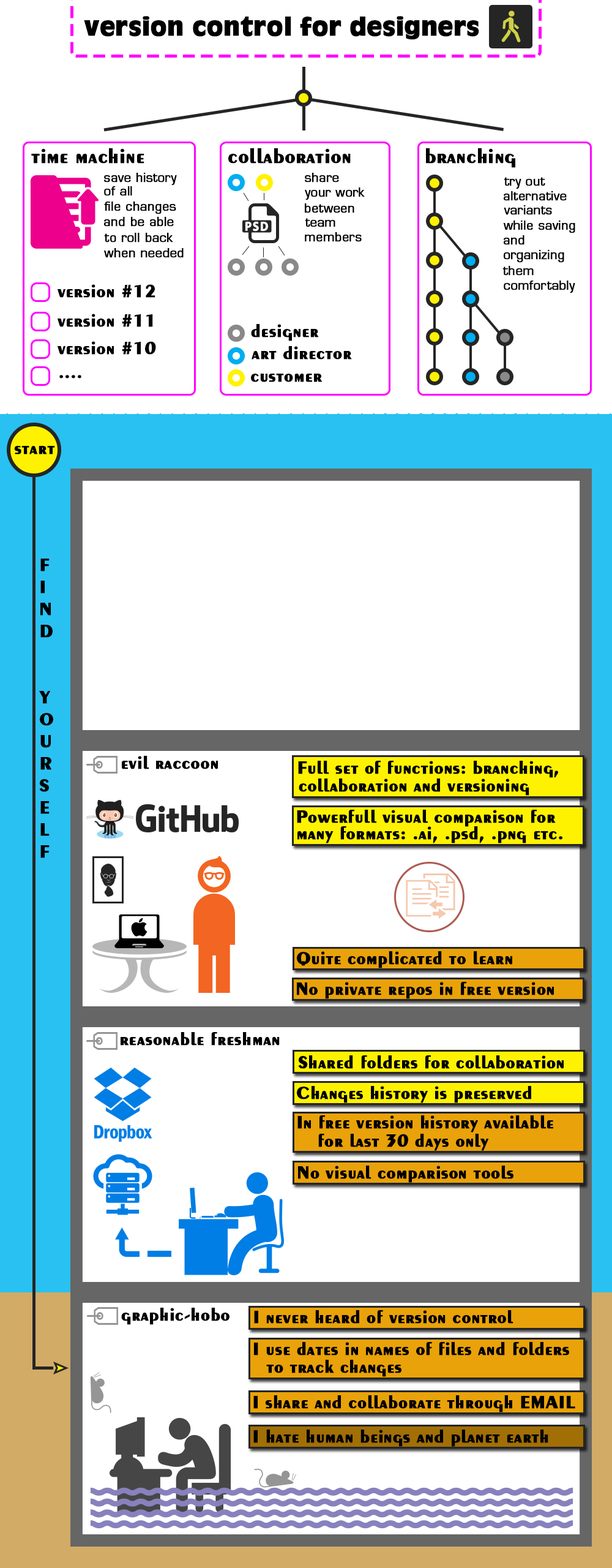
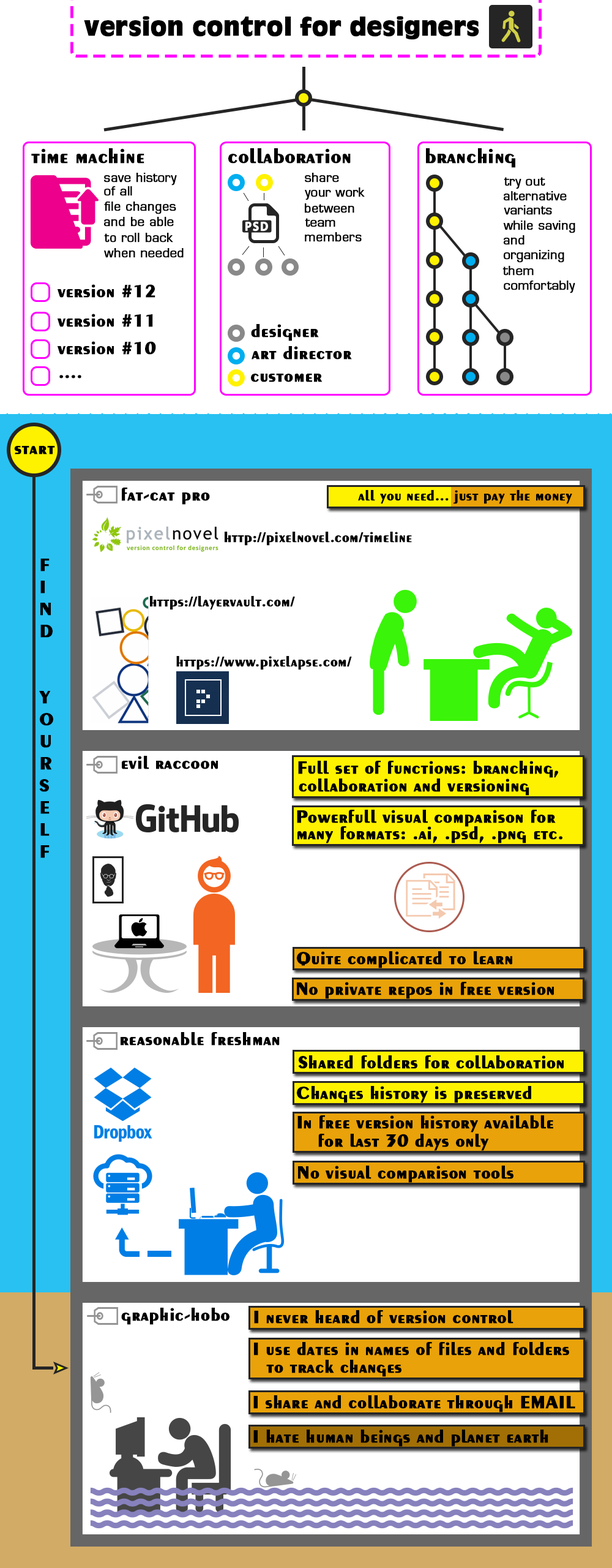
Before/after of a 612 × 1568 layered artwork. What changed in the layer stack:
added group "floor3" (2nd of 2, in "body") with 12 layers in group "body" over [86, 485, 586, 724]
added layer "all you need... just pay the money" in group "floor3" over [358, 490, 573, 505]
added layer "Rectangle 7" in group "floor3" over [328, 486, 452, 507]
added layer "Rectangle 4 copy 11" in group "floor3" over [327, 485, 586, 509]
added layer "https://layervault.com/" in group "floor3" over [150, 595, 296, 611]
added layer "Layer 4" in group "floor3" over [91, 596, 149, 724]
added layer "http://pixelnovel.com/timeline" in group "floor3" over [224, 531, 413, 546]
added layer "https://www.pixelapse.com/" in group "floor3" over [176, 655, 353, 671]
added layer "Layer 5" in group "floor3" over [176, 671, 230, 724]
added layer "Layer 2" in group "floor3" over [91, 516, 219, 553]
added layer "Shape 28" in group "floor3" over [369, 589, 573, 721]
added layer "fat-cat pro" in group "floor3" over [121, 487, 211, 505]
added layer "Shape 17 copy 3" in group "floor3" over [86, 485, 118, 504]
